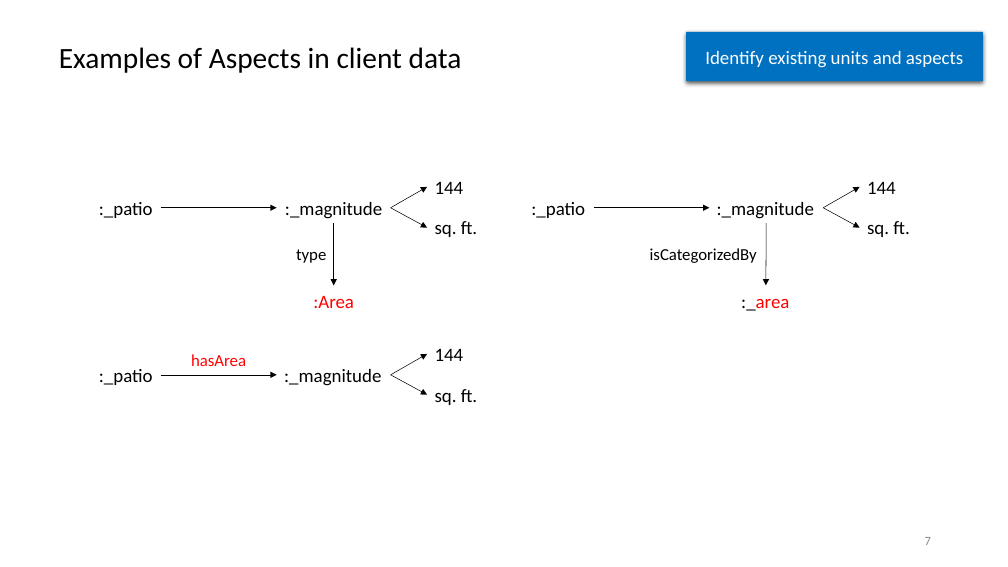
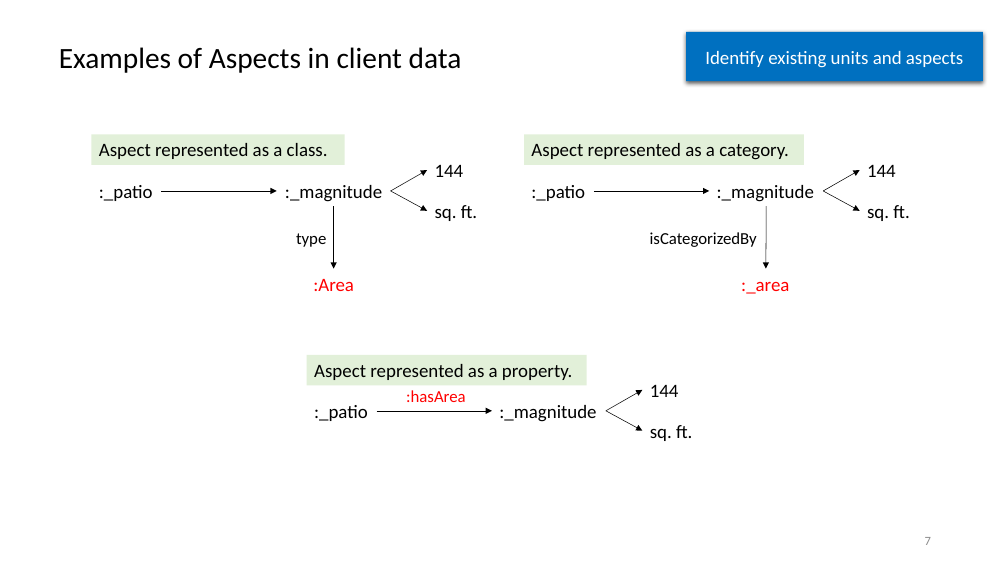
Before and after one commit to semanticarts/gist, a slide deck: slide 7 of migration/v13.0/uomDataConversion.pptx. Drawn at 1008x567 pixels with LibreOffice and Linux fonts; fonts in the diff are those of the drawing. Boxes give left, top, right and bottom in pixels: in the first picture for what was removed or moved away, otherwise in the second. Text is boxed around its words. In the diff, an @@ line names an element or a change of style, - is before the commit and + after.

```diff
--- a/migration/v13.0/uomDataConversion.pptx
+++ b/migration/v13.0/uomDataConversion.pptx
@@ rectangle added at [91, 135, 345, 165], fill #E2F0D9, 18 pt, text #000000 @@
+Aspect represented as a class.
@@ rectangle added at [524, 135, 804, 165], fill #E2F0D9, 18 pt, text #000000 @@
+Aspect represented as a category.
@@ 6 texts: place and size @@
-6 texts at [99, 202, 814, 311]
+6 texts at [99, 185, 814, 294]
@@ 8 arrows, 6 texts: place and size @@
-8 arrows, 6 texts at [161, 182, 909, 286]
+8 arrows, 6 texts at [161, 165, 909, 268]
@@ text ":_area" at [741, 282, 789, 294]: text colour #000000 to #FF0000 in ":_area" @@
@@ rectangle added at [307, 355, 587, 385], fill #E2F0D9, 18 pt, text #000000 @@
+Aspect represented as a property.
@@ text at [406, 390, 466, 402]: text changed @@
-hasArea
+:hasArea
@@ 4 texts, 3 arrows: place and size @@
-4 texts, 3 arrows at [99, 349, 477, 405]
+4 texts, 3 arrows at [314, 384, 692, 441]
```
Also in this commit, not shown: 11 other slides changed.
